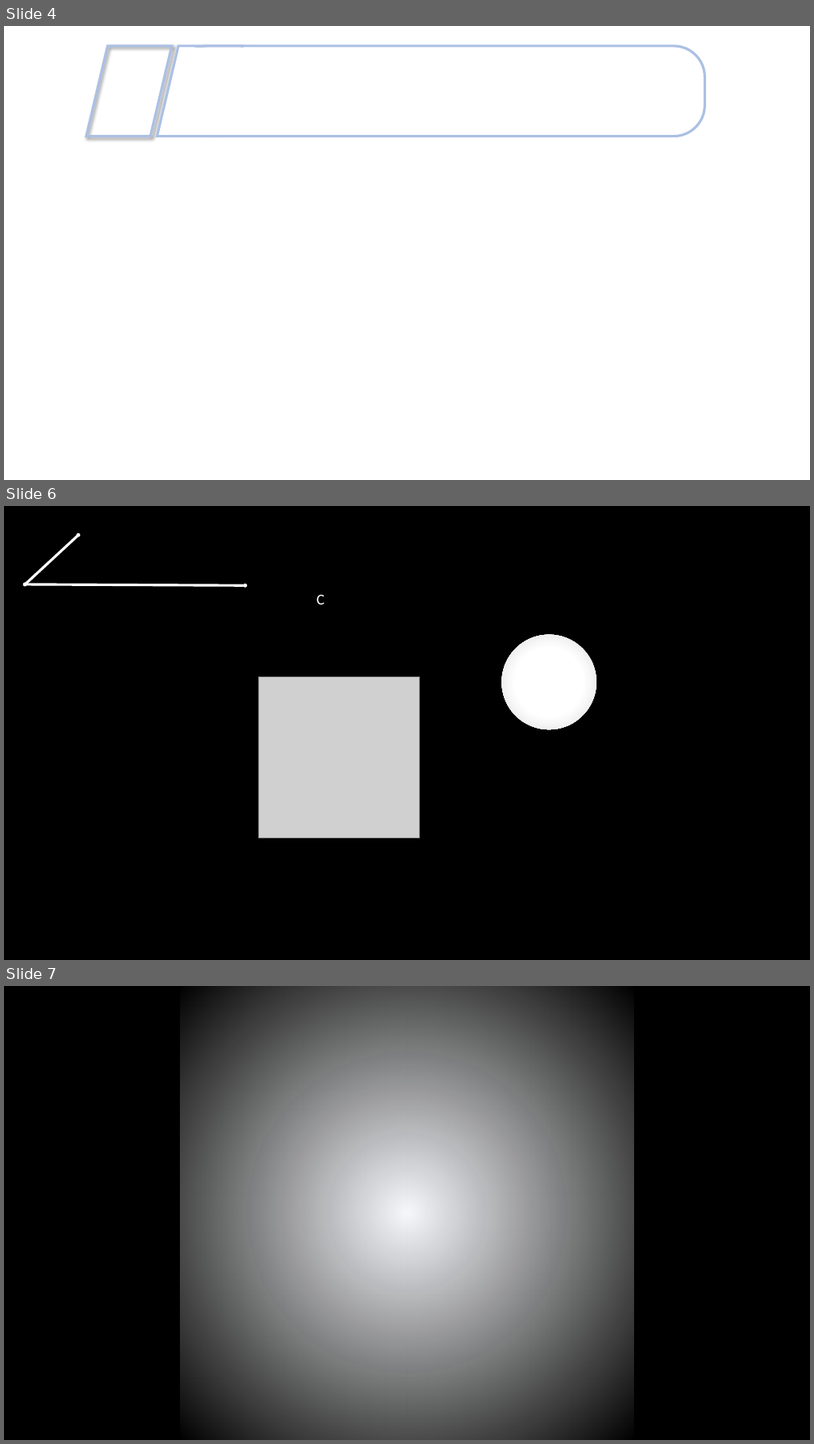
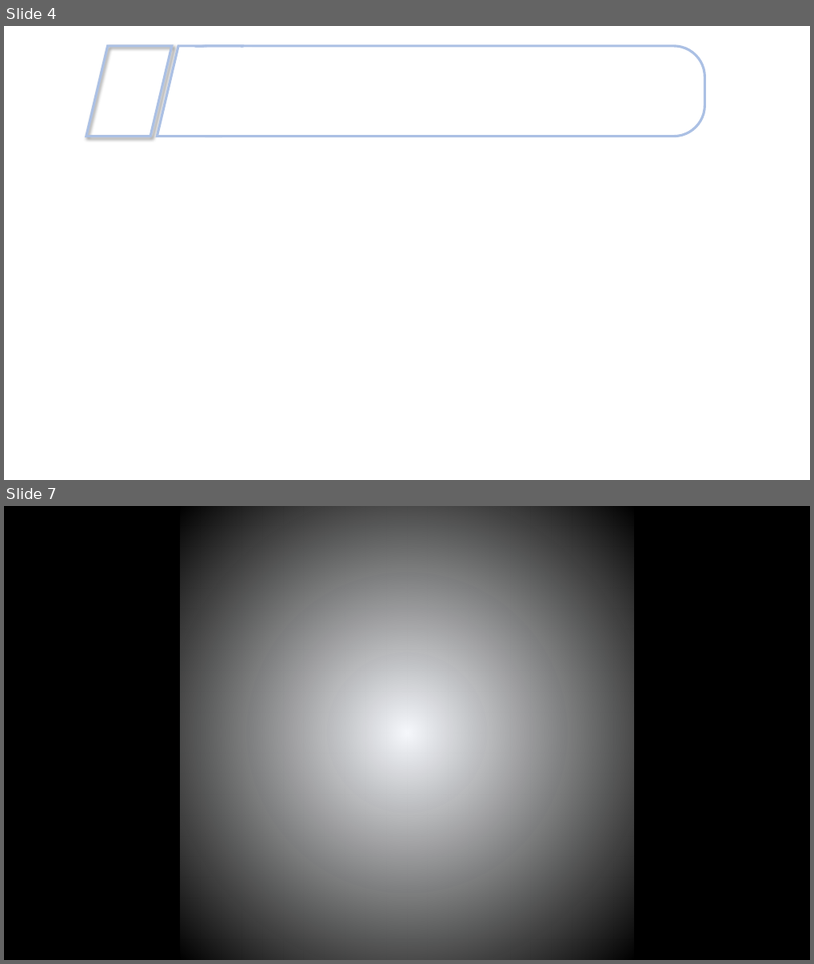
Before and after one commit to YuukiReiya/RhythmGame, a slide deck: resource.pptx. Shown one above the other, each under a label of ours: slides 4, 6 and 7 before the commit, slides 4 and 7 after it; the slides between them are not shown. The pictures are 814x1444 and 814x964 pixels, drawn with LibreOffice and Linux fonts; fonts in the diff are those of the drawing; grey boxes stand for pictures. Boxes give left, top, right and bottom in pixels: in the first picture for what was removed or moved away, otherwise in the second. Text is boxed around its words. In the diff, an @@ line names an element or a change of style, - is before the commit and + after.

```diff
--- a/resource.pptx
+++ b/resource.pptx
@@ slide 6 removed at box(4, 506, 810, 960), background #000000 @@
@@ group removed at box(23, 533, 246, 587): 3 ellipses, 2 lines @@
@@ text removed at box(317, 594, 325, 604) @@
-C
@@ ellipse removed at box(502, 634, 597, 729) @@
@@ picture removed at box(258, 676, 420, 838) @@
```
Also in this commit, not shown: 1 slide added.
